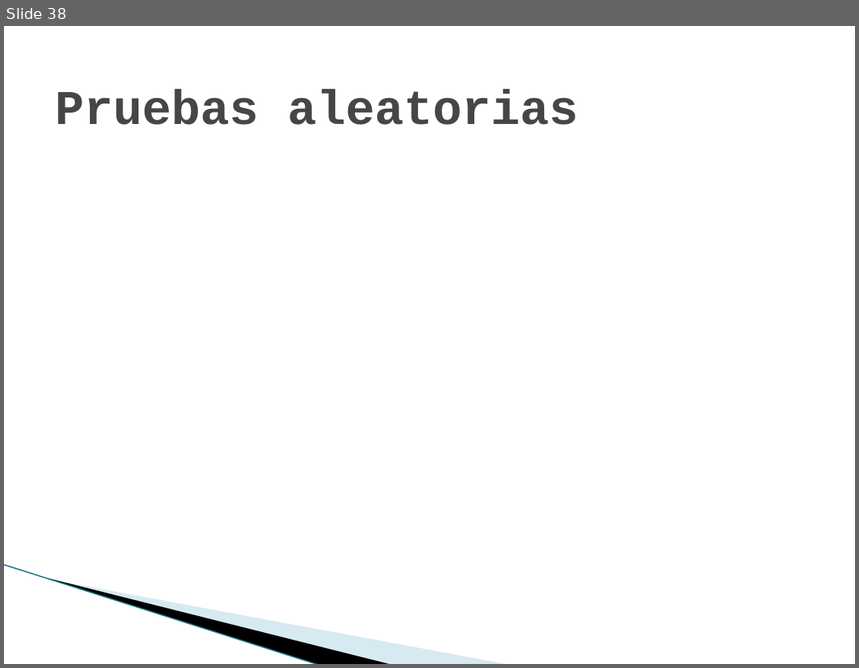
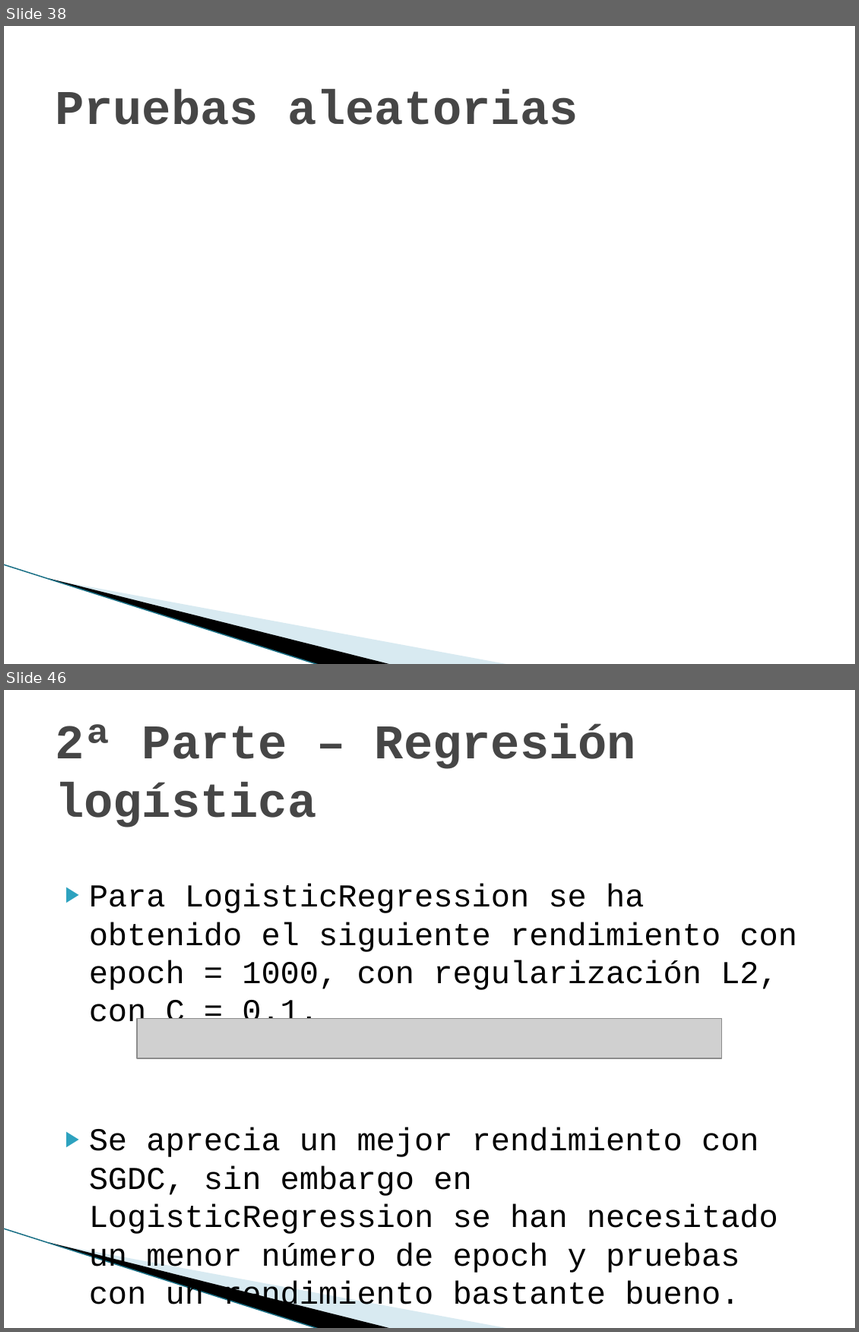
Before and after one commit to joapingut/aia-1718-t3, a slide deck: presentacion3.pptx. Shown one above the other, each under a label of ours: slide 38 before the commit, slides 38 and 46 after it; the slides between them are not shown. The pictures are 859x668 and 859x1332 pixels, drawn with LibreOffice and Linux fonts; fonts in the diff are those of the drawing; grey boxes stand for pictures; background and template pictures are left out. Boxes give left, top, right and bottom in pixels: in the first picture for what was removed or moved away, otherwise in the second. Text is boxed around its words. In the diff, an @@ line names an element or a change of style, - is before the commit and + after.

```diff
--- a/presentacion3.pptx
+++ b/presentacion3.pptx
@@ slide 46 added at <box>4,690,855,1328</box>, background #FFFFFF; not listed: 3 template elements that a slide beside it also shows @@
@@ title added at <box>55,724,636,828</box>, 41 pt, text #464646, bold @@
+2ª Parte – Regresión logística
@@ text added at <box>89,884,797,1314</box>, 27 pt, text #000000 @@
+▶ Para LogisticRegression se ha obtenido el siguiente rendimiento con epoch = 1000, con regularización L2, con C = 0.1.
+▶ Se aprecia un mejor rendimiento con SGDC, sin embargo en LogisticRegression se han necesitado un menor número de epoch y pruebas con un rendimiento bastante bueno.
@@ picture added at <box>137,1018,721,1059</box> @@
```
Also in this commit, not shown: 1 slide changed, 13 other slides added.
